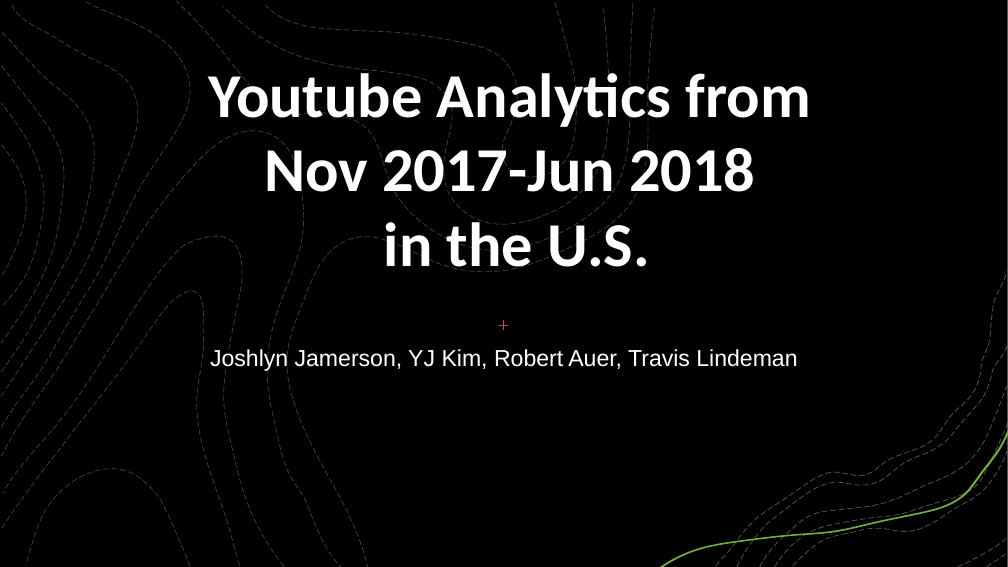
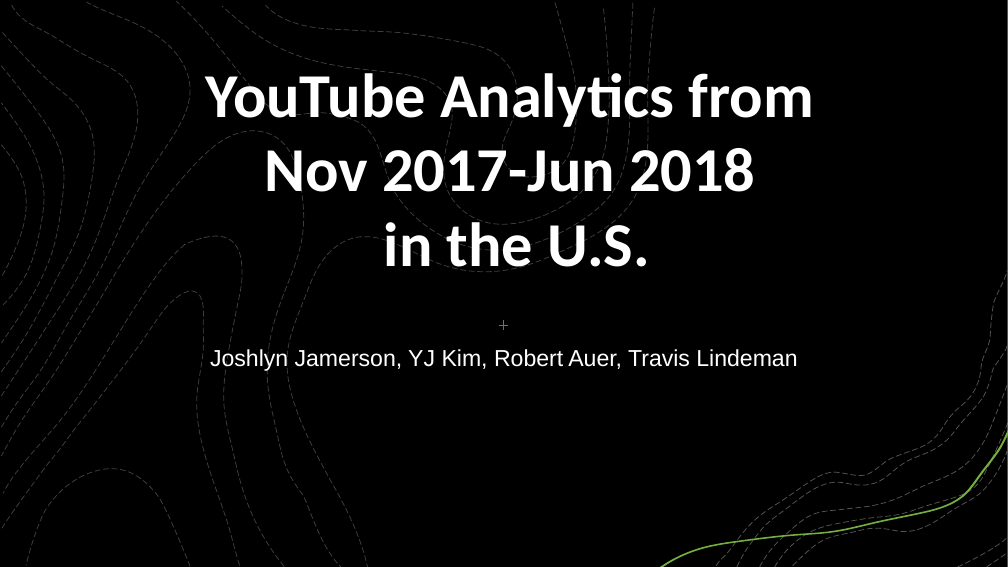
Before and after one commit to tralinde/tralinde_EDA_group_presentation, a slide deck: slide 1 of ppt/Youtube Analytics from 2011 in the U.pptx. Drawn at 1008x567 pixels with LibreOffice and Linux fonts; fonts in the diff are those of the drawing; background and template pictures are left out; a plain dark background stands for a picture behind light text. Boxes give left, top, right and bottom in pixels: in the first picture for what was removed or moved away, otherwise in the second. Text is boxed around its words. In the diff, an @@ line names an element or a change of style, - is before the commit and + after.

Commit message:
Changes in slides

```diff
--- a/ppt/Youtube Analytics from 2011 in the U.pptx
+++ b/ppt/Youtube Analytics from 2011 in the U.pptx
@@ title at (206, 65, 814, 272): text changed @@
-Youtube Analytics from
-Nov 2017-Jun 2018
-in the U.S.
+YouTube Analytics from
+Nov 2017-Jun 2018
+in the U.S.
```
Also in this commit, not shown: 1 slide added.
